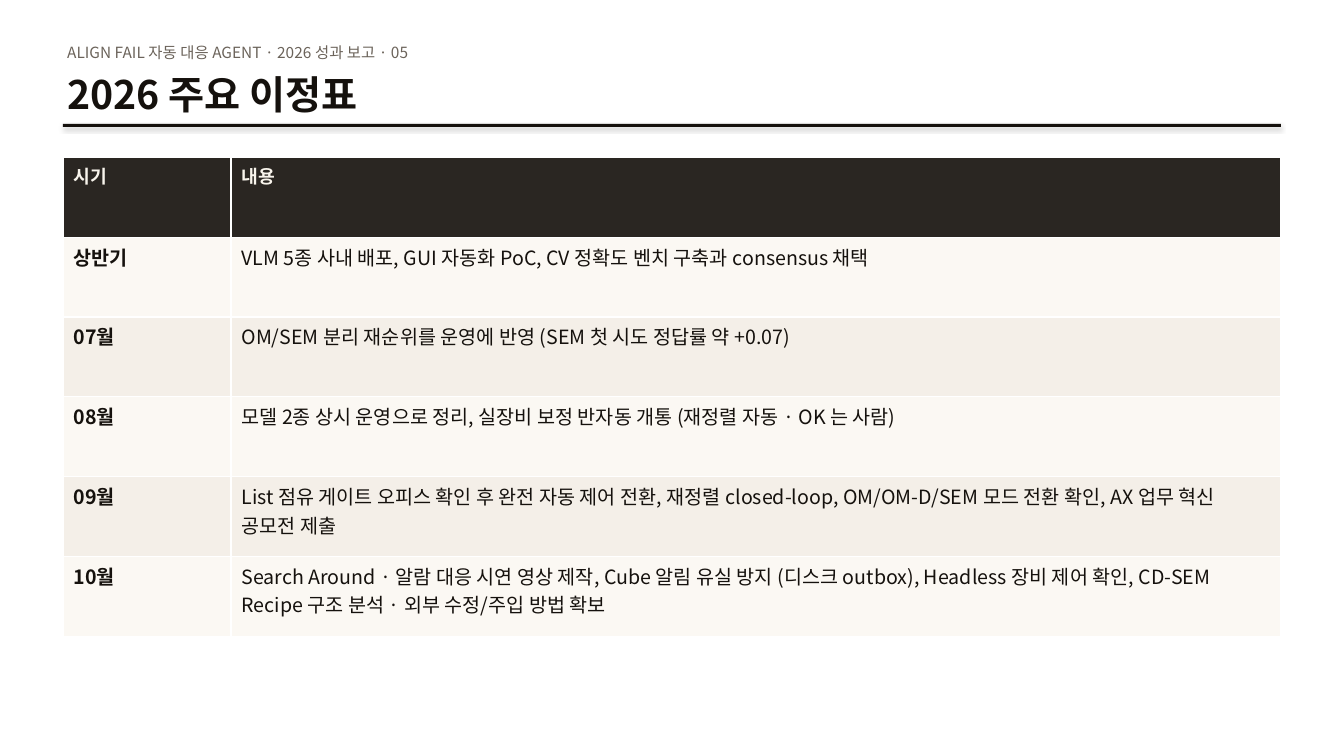
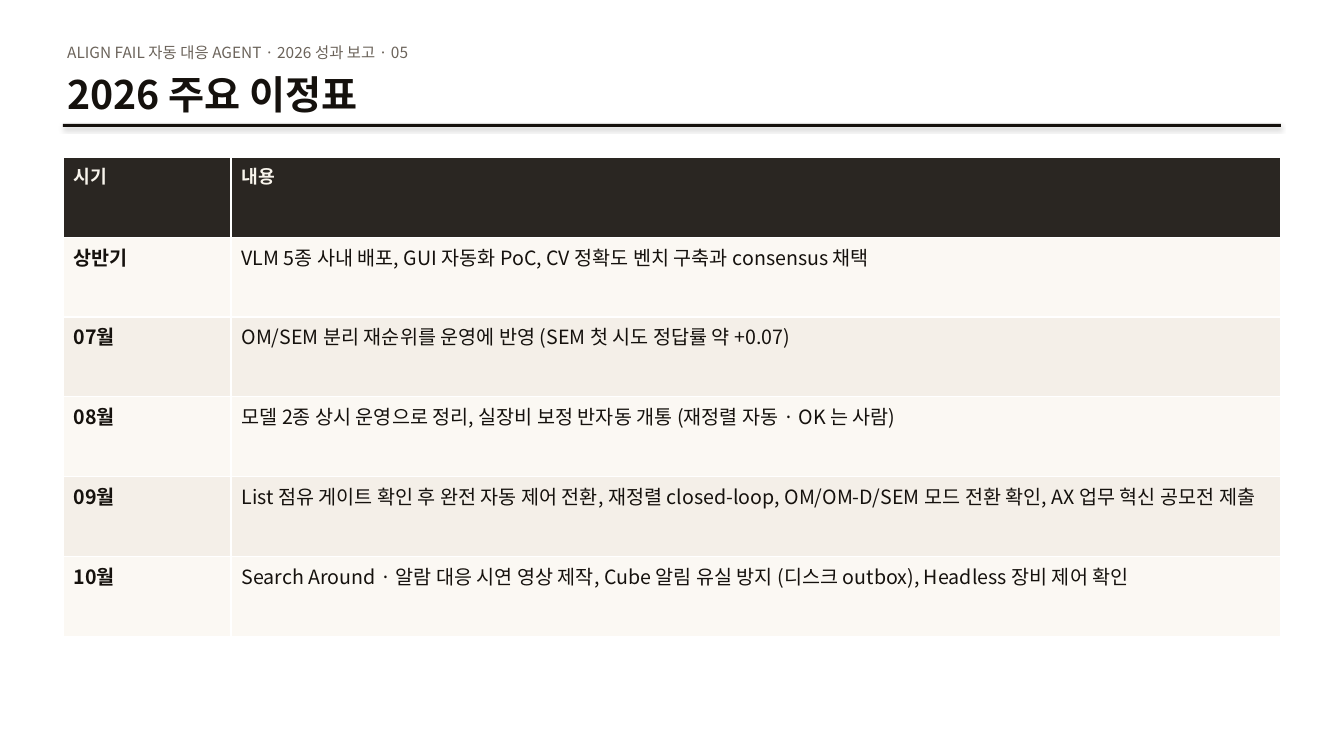
Before and after one commit to DarrenKoi/auto_recipe_creator, a slide deck: slide 6 of docs/project_progress/Align_Tuning_Agent_2026_year_end.pptx. Drawn at 1344x756 pixels with LibreOffice and Linux fonts; fonts in the diff are those of the drawing. Boxes give left, top, right and bottom in pixels: in the first picture for what was removed or moved away, otherwise in the second. Text is boxed around its words. In the diff, an @@ line names an element or a change of style, - is before the commit and + after.

```diff
--- a/docs/project_progress/Align_Tuning_Agent_2026_year_end.pptx
+++ b/docs/project_progress/Align_Tuning_Agent_2026_year_end.pptx
@@ table at box(63, 157, 1281, 636) @@
-row 5, column 2: List 점유 게이트 오피스 확인 후 완전 자동 제어 전환, 재정렬 closed-loop, OM/OM-D/SEM 모드 전환 확인, AX 업무 혁신 공모전 제출
+row 5, column 2: List 점유 게이트 확인 후 완전 자동 제어 전환, 재정렬 closed-loop, OM/OM-D/SEM 모드 전환 확인, AX 업무 혁신 공모전 제출
-row 6, column 2: Search Around · 알람 대응 시연 영상 제작, Cube 알림 유실 방지 (디스크 outbox), Headless 장비 제어 확인, CD-SEM Recipe 구조 분석 · 외부 수정/주입 방법 확보
+row 6, column 2: Search Around · 알람 대응 시연 영상 제작, Cube 알림 유실 방지 (디스크 outbox), Headless 장비 제어 확인
```
Also in this commit, not shown: 3 other slides changed, 2 other files.
